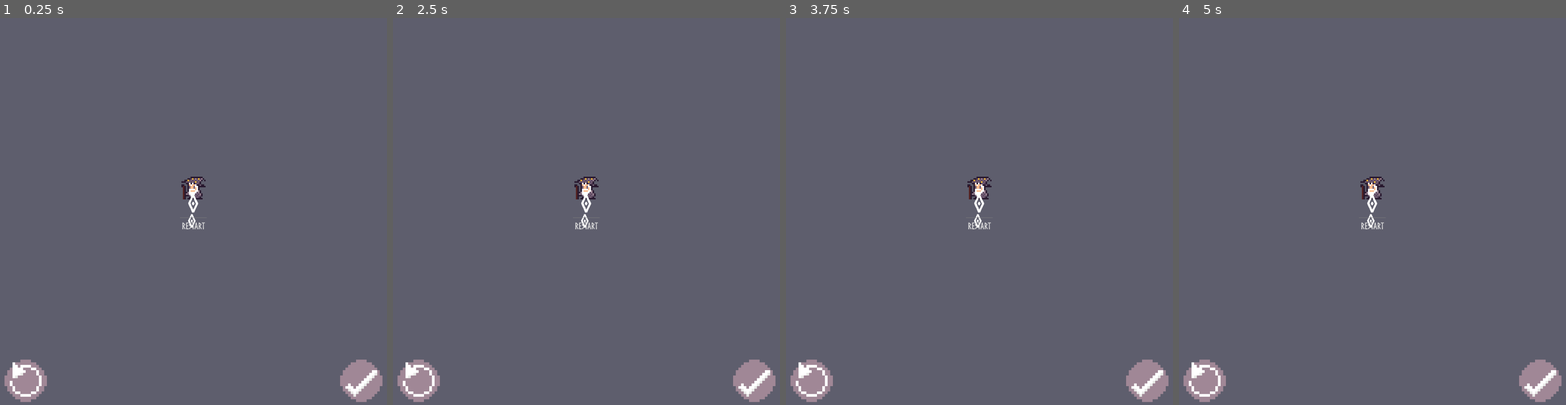
Above: before the commit, frames 1-4 (left to right).
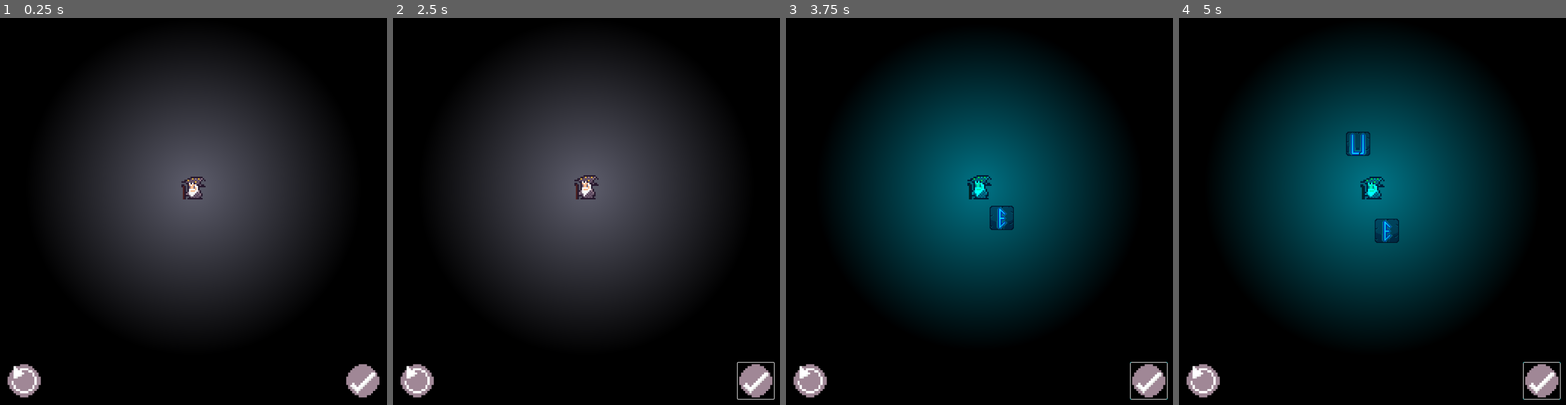
Above: after the commit, the same moments.

Repository: fourbytes/LD55
Game: Godot game, scene res://Main.tscn
Same seed, same stepped clock (60 frames per second), same inputs: the game is played once before the commit and once after it.
Inputs (mouse positions are in pixels of both pictures, inside the frame that each line leads up to; where the layout moved, square brackets give the same spot in the first picture):
- Up to frame 1 (0.25 s): no input
- Up to frame 2 (2.5 s): click (416, 381) [420, 381] at 0.5 s; click (756, 381) [752, 381] at 1.25 s; click (586, 226) at 2 s, where only the run before the commit has a clickable "Restart"
- Up to frame 3 (3.75 s): click (979, 226) at 2.75 s, where only the run before the commit has a clickable "Restart"; click (979, 226) at 3.5 s, where only the run before the commit has a clickable "Restart"
- Up to frame 4 (5 s): click (1542, 381) [1538, 381] at 4.25 s

The runs differ from the first frame. In frame 1, 96% of the frame differs, in the area x 0-100%, y 0-100%; in frame 2, 96%; in frame 3, 99%; in frame 4, 99%.

Commit message:
ui update

Diff:
--- a/Main.tscn
+++ b/Main.tscn
@@ -1,7 +1,8 @@
-[gd_scene load_steps=25 format=3 uid="uid://dkjspblca3vrj"]
+[gd_scene load_steps=28 format=3 uid="uid://dkjspblca3vrj"]
 
 [ext_resource type="PackedScene" uid="uid://dsethylnjstt1" path="res://scenes/GameSession/GameCanvas.tscn" id="1_pmecp"]
 [ext_resource type="PackedScene" uid="uid://d2bytwpjq4yl8" path="res://scenes/GameSession/Scoreboard/Scoreboard.tscn" id="4_ftetj"]
+[ext_resource type="Shader" path="res://scenes/Vignette.gdshader" id="4_sg4ph"]
 [ext_resource type="PackedScene" uid="uid://cak0pwsoljhgd" path="res://scenes/GameSession/LetterStage/LetterStage.tscn" id="5_cdi50"]
 [ext_resource type="PackedScene" uid="uid://df4faon2dlwjv" path="res://scenes/GameSession/LetterCircle/LetterCircle.tscn" id="5_p0uam"]
 [ext_resource type="PackedScene" uid="uid://bj018de6njd6t" path="res://scenes/GameSession/WordSubmit/WordSubmit.tscn" id="6_2clp1"]
@@ -18,8 +19,14 @@
 [ext_resource type="AudioStream" uid="uid://dk40i4prmhk8m" path="res://assets/sounds/effects/Word Wrong.wav" id="15_20jy8"]
 [ext_resource type="Script" path="res://scenes/WordComplete.gd" id="15_hcild"]
 [ext_resource type="Script" path="res://scenes/WordWrong.gd" id="17_mo6eq"]
-[ext_resource type="AudioStream" uid="uid://b6k20uuimn130" path="res://assets/sounds/effects/Word Reset.wav" id="18_6n0ws"]
+[ext_resource type="AudioStream" path="res://assets/sounds/effects/Word Reset.wav" id="18_6n0ws"]
 [ext_resource type="Script" path="res://scenes/WordReset.gd" id="18_pqea2"]
+
+[sub_resource type="ShaderMaterial" id="ShaderMaterial_ii4vr"]
+shader = ExtResource("4_sg4ph")
+shader_parameter/alpha = 1.0
+shader_parameter/inner_radius = 0.0
+shader_parameter/outer_radius = 1.0
 
 [sub_resource type="Environment" id="Environment_f30or"]
 glow_enabled = true
@@ -52,21 +59,40 @@
 default_font = ExtResource("14_thghk")
 default_font_size = 24
 
-[node name="Main" type="Node2D"]
+[node name="Main" type="Node"]
 
 [node name="GameCanvas" parent="." instance=ExtResource("1_pmecp")]
 script = null
 
-[node name="ColorRect" type="ColorRect" parent="GameCanvas"]
-offset_left = -81.0
-offset_top = -24.0
-offset_right = 1117.0
-offset_bottom = 1082.0
+[node name="Haze" type="ColorRect" parent="GameCanvas"]
+z_index = 2
+layout_mode = 0
+offset_right = 1024.0
+offset_bottom = 1024.0
 mouse_filter = 2
 color = Color(1, 1, 1, 0)
 script = ExtResource("10_5cg4t")
 
+[node name="Vignette" type="ColorRect" parent="GameCanvas"]
+z_index = 1
+material = SubResource("ShaderMaterial_ii4vr")
+layout_mode = 0
+offset_left = 64.0
+offset_right = 960.0
+offset_bottom = 896.0
+
+[node name="Background" type="ColorRect" parent="GameCanvas"]
+clip_contents = true
+layout_mode = 0
+offset_left = 64.0
+offset_right = 960.0
+offset_bottom = 896.0
+color = Color(0.372549, 0.372549, 0.431373, 1)
+
+[node name="LetterCircle" parent="GameCanvas/Background" instance=ExtResource("5_p0uam")]
+
 [node name="Scoreboard" parent="GameCanvas" instance=ExtResource("4_ftetj")]
+layout_mode = 1
 anchors_preset = 8
 anchor_left = 0.5
 anchor_top = 0.5
@@ -74,8 +100,6 @@
 anchor_bottom = 0.5
 
 [node name="LetterStage" parent="GameCanvas" instance=ExtResource("5_cdi50")]
-
-[node name="LetterCircle" parent="GameCanvas" instance=ExtResource("5_p0uam")]
 
 [node name="WorldEnvironment" type="WorldEnvironment" parent="GameCanvas"]
 environment = SubResource("Environment_f30or")
@@ -94,17 +118,6 @@
 autoplay = true
 script = ExtResource("12_qjuog")
 
-[node name="WordReset" parent="GameCanvas" instance=ExtResource("7_pbk5a")]
-offset_left = 8.0
-offset_top = 900.0
-offset_bottom = 1020.0
-
-[node name="WordSubmit" parent="GameCanvas" instance=ExtResource("6_2clp1")]
-offset_left = 896.0
-offset_top = 900.0
-offset_right = 1016.0
-offset_bottom = 1020.0
-
 [node name="WordComplete" type="AudioStreamPlayer" parent="GameCanvas"]
 stream = ExtResource("14_1o2rw")
 script = ExtResource("15_hcild")
@@ -113,8 +126,24 @@
 stream = ExtResource("15_20jy8")
 script = ExtResource("17_mo6eq")
 
-[node name="GameOver" parent="." instance=ExtResource("13_8alef")]
-theme = SubResource("Theme_73bv1")
 [node name="WordReset2" type="AudioStreamPlayer" parent="GameCanvas"]
 stream = ExtResource("18_6n0ws")
 script = ExtResource("18_pqea2")
+
+[node name="WordSubmit" parent="GameCanvas" instance=ExtResource("6_2clp1")]
+layout_mode = 0
+offset_left = 912.0
+offset_top = 912.0
+offset_right = 1008.0
+offset_bottom = 1008.0
+
+[node name="WordReset" parent="GameCanvas" instance=ExtResource("7_pbk5a")]
+layout_mode = 0
+offset_left = 16.0
+offset_top = 912.0
+offset_right = 112.0
+offset_bottom = 1008.0
+
+[node name="GameOver" parent="." instance=ExtResource("13_8alef")]
+visible = false
+theme = SubResource("Theme_73bv1")
--- a/project.godot
+++ b/project.godot
@@ -38,5 +38,5 @@
 
 textures/canvas_textures/default_texture_filter=3
 renderer/rendering_method="mobile"
-environment/defaults/default_clear_color=Color(0.372549, 0.372549, 0.431373, 1)
+environment/defaults/default_clear_color=Color(0, 0, 0, 0)
 viewport/hdr_2d=true
--- a/scenes/GameSession/LetterCircle/LetterCircle.gd
+++ b/scenes/GameSession/LetterCircle/LetterCircle.gd
@@ -20,7 +20,8 @@
 	Store.tiles_changed.connect(_on_tiles_changed)
 	Store.selected_tiles_changed.connect(_on_tiles_changed)
 	Store.score_changed.connect(_on_score_change)
-	screen_center = get_viewport_rect().get_center() - Vector2(0, 64)
+	screen_center = get_viewport_rect().get_center() - Vector2(64, 64)
+
 
 	# TODO: Move timer into it's own scene.
 	# Start the timer
--- a/scenes/GameSession/LetterStage/LetterStage.gd
+++ b/scenes/GameSession/LetterStage/LetterStage.gd
@@ -19,9 +19,9 @@
 	for tile in Store.selected_tiles:
 		var sprite = tile.get_sprite()
 		var index = Store.selected_tiles.find(tile)
-		var letter_width = (len(Store.selected_tiles) -1) * (tile.square_size + GAP)
-		var x = viewport_size.x/2 - letter_width/2 + index * (tile.square_size + GAP)
-		var y = viewport_size.y - float(BUTTON_SIZE/2)
+		var letter_width = (len(Store.selected_tiles) - 1) * (tile.square_size + GAP)
+		var x = viewport_size.x / 2 - letter_width / 2 + index * (tile.square_size + GAP)
+		var y = viewport_size.y - float(BUTTON_SIZE / 2)
 		sprite.set_position(Vector2(x, y))
 		sprite.z_index = 2
 		add_child(sprite)
@@ -30,7 +30,7 @@
 	var num_letters = len(Store.selected_tiles)
 
 	for i in range(num_letters):
-		var sprite = get_child(1 + i)
+		var sprite = get_child(i)
 		if sprite.get_rect().has_point(sprite.get_local_mouse_position()):
 			if Input.is_action_just_pressed("select_letter"):
 				var tile = Store.selected_tiles[i]
